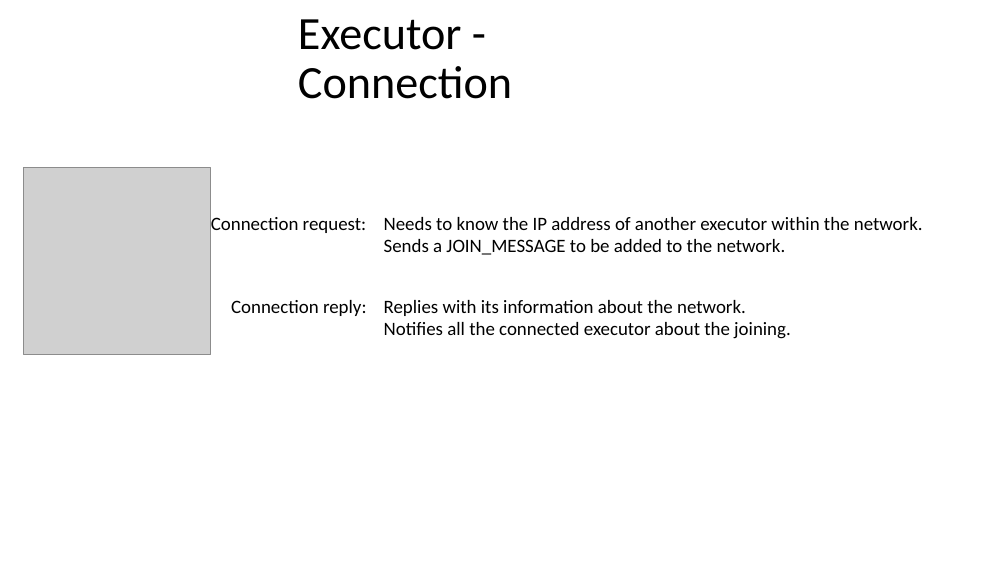
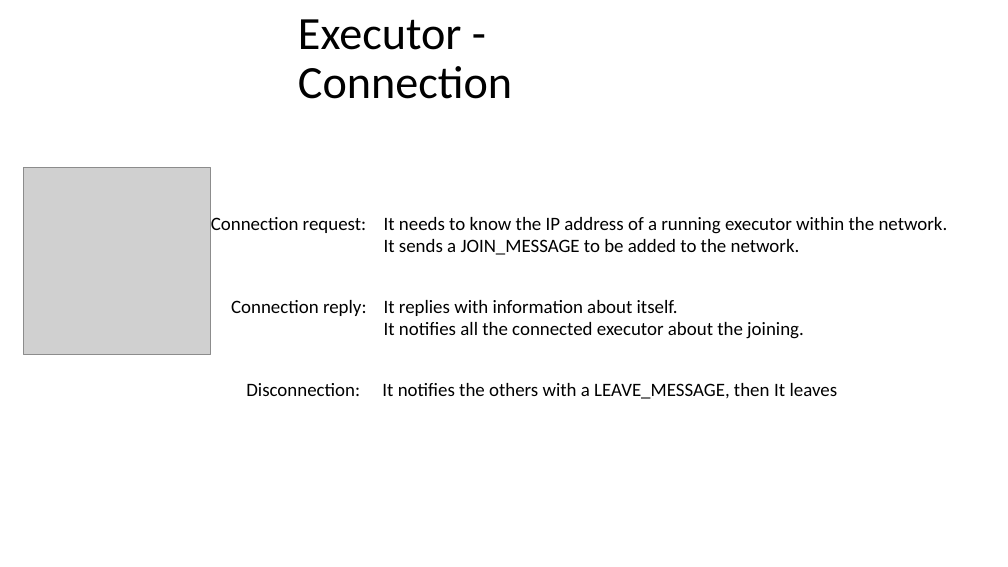
Before and after one commit to Alenichel/MartinaNichelini-DistributedJobScheduling, a slide deck: slide 5 of doc/Presentation.pptx (slide 4 before the commit). Drawn at 1008x567 pixels with LibreOffice and Linux fonts; fonts in the diff are those of the drawing; grey boxes stand for pictures. Boxes give left, top, right and bottom in pixels: in the first picture for what was removed or moved away, otherwise in the second. Text is boxed around its words. In the diff, an @@ line names an element or a change of style, - is before the commit and + after.

```diff
--- a/doc/Presentation.pptx
+++ b/doc/Presentation.pptx
@@ text at bbox=[384, 217, 948, 255]: text changed @@
-Needs to know the IP address of another executor within the network.
-Sends a JOIN_MESSAGE to be added to the network.
+It needs to know the IP address of a running executor within the network.
+It sends a JOIN_MESSAGE to be added to the network.
@@ text at bbox=[384, 300, 804, 339]: text changed @@
-Replies with its information about the network.
-Notifies all the connected executor about the joining.
+It replies with information about itself.
+It notifies all the connected executor about the joining.
@@ text added at bbox=[246, 383, 360, 396], 18 pt, text #000000 @@
+Disconnection:
@@ text added at bbox=[382, 383, 838, 399], 18 pt, text #000000 @@
+It notifies the others with a LEAVE_MESSAGE, then It leaves
```
Also in this commit, not shown: 4 other slides changed, 1 slide added, 1 slide removed, 1 other file.
